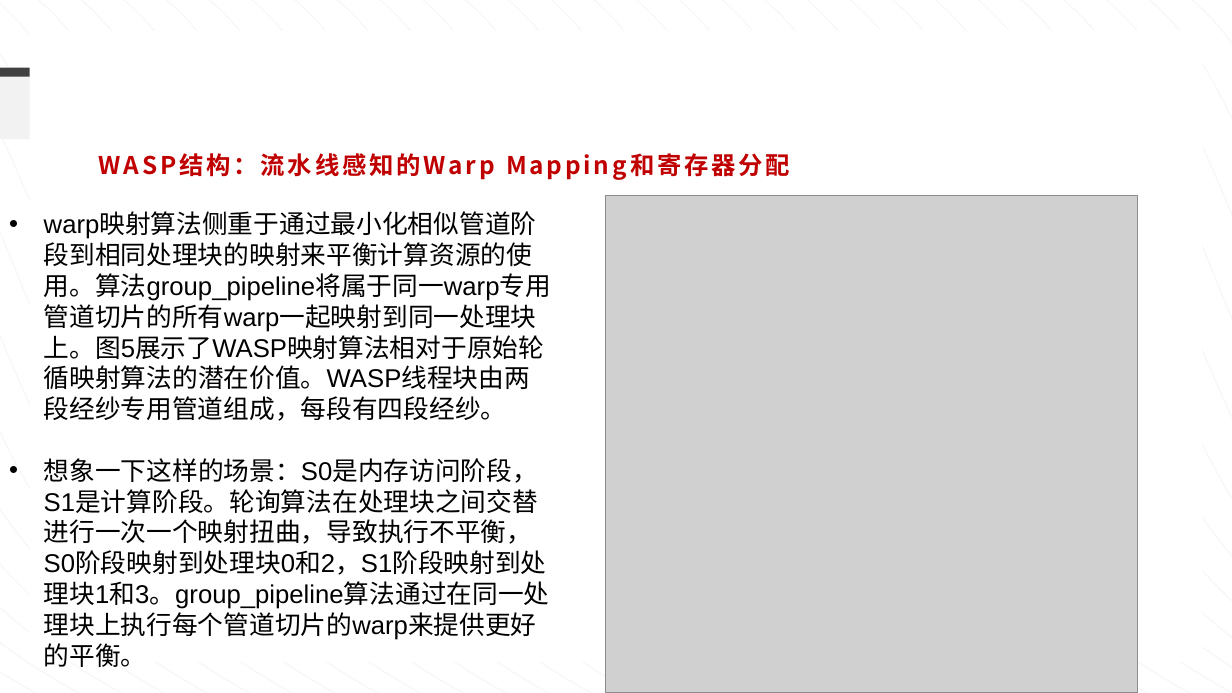
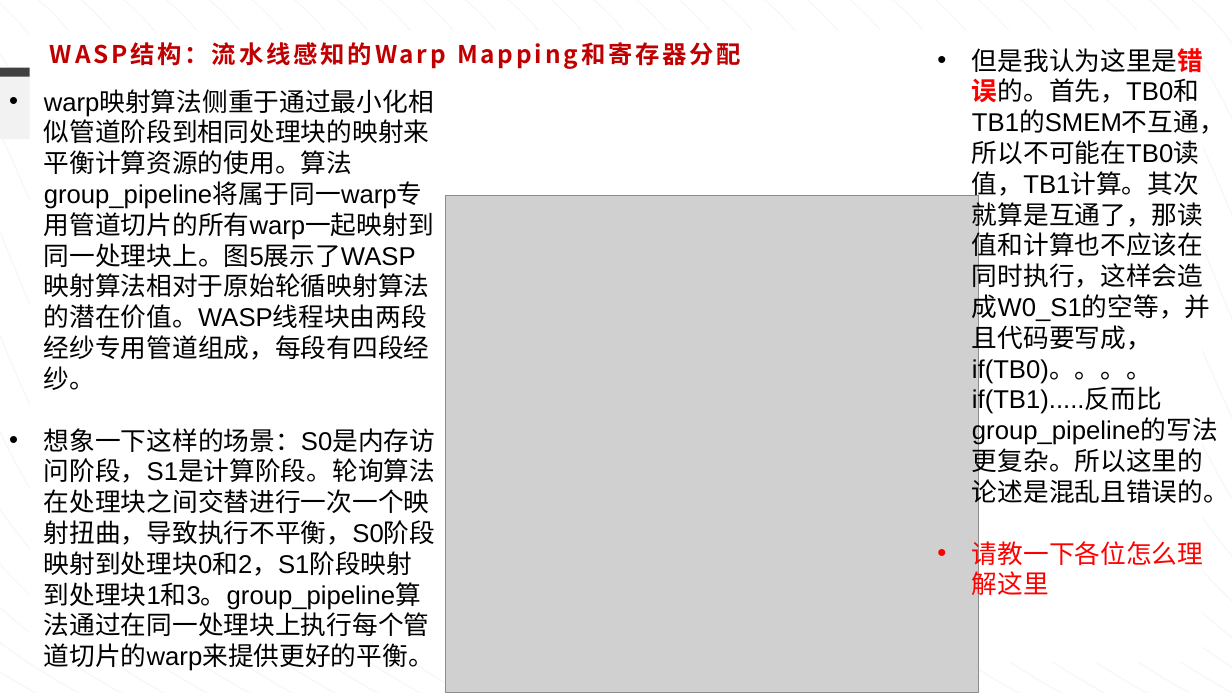
Before and after one commit to ziyuhuang123/dataflow_code, a slide deck: slide 6 of weekly_report/组会-0913.pptx. Drawn at 1232x693 pixels with LibreOffice and Linux fonts; fonts in the diff are those of the drawing; grey boxes stand for pictures. Boxes give left, top, right and bottom in pixels: in the first picture for what was removed or moved away, otherwise in the second. Text is boxed around its words. In the diff, an @@ line names an element or a change of style, - is before the commit and + after.

```diff
--- a/weekly_report/组会-0913.pptx
+++ b/weekly_report/组会-0913.pptx
@@ text "WASP结构：流水线感知的Warp Mapping和寄存器分配": place and size @@
-text "WASP结构：流水线感知的Warp Mapping和寄存器分配" at bbox=[261, 153, 420, 177]
+text "WASP结构：流水线感知的Warp Mapping和寄存器分配" at bbox=[212, 42, 372, 66]
@@ text added at bbox=[972, 48, 1229, 600], 20 pt, text #000000 @@
+• 但是我认为这里是错误的。首先，TB0和TB1的SMEM不互通，所以不可能在TB0读值，TB1计算。其次就算是互通了，那读值和计算也不应该在同时执行，这样会造成W0_S1的空等，并且代码要写成，if(TB0)。。。。if(TB1).....反而比group_pipeline的写法更复杂。所以这里的论述是混乱且错误的。
+• 请教一下各位怎么理解这里
@@ text "warp映射算法侧重于通过最小化相似管道阶段到相同处理块的映射来平衡计算资源的使用。算法group_pipeline将属 ..." rewrapped from bbox=[44, 273, 551, 667] to bbox=[44, 150, 435, 671] @@
@@ picture: place and size @@
-picture at bbox=[605, 195, 1138, 693]
+picture at bbox=[446, 195, 979, 693]
```
Also in this commit, not shown: 14 other slides changed, 2 slides added, 6 slides removed, 19 other files.
